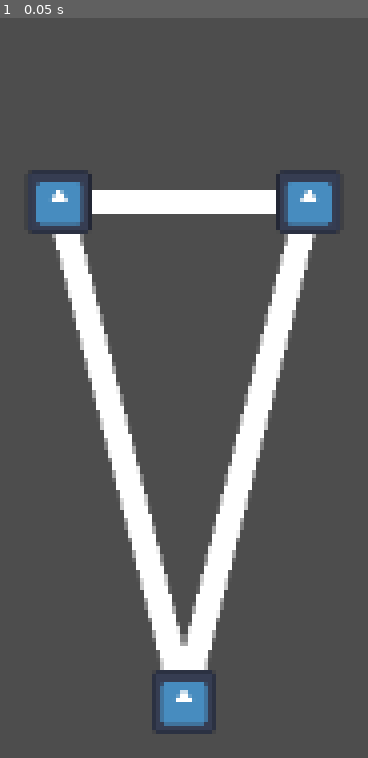
Above: before the commit, frame 1.
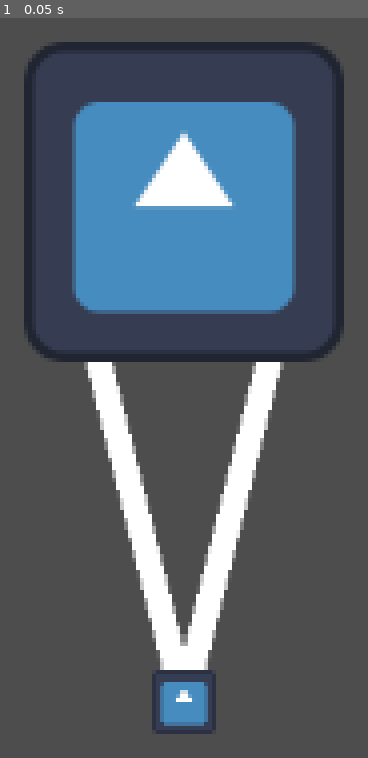
Above: after the commit, the same moment.

Repository: lxdua/EndingLine
Game: Godot game, scene res://Scene/RouteSelectionScene/route_selection_scene.tscn
Same seed, same stepped clock (60 frames per second), same inputs: the game is played once before the commit and once after it. This scene is started directly instead of the project's main scene. The engine's default icon, where the game draws it, is replaced by a stand-in: a white triangle on a blue panel in a dark square.
Inputs:
- Up to frame 1 (0.05 s): no input

The runs differ from the first frame. In frame 1, 24% of the frame differs, in the area x 6-94%, y 3-47%.

Commit message:
小改，睡觉

Diff:
--- /dev/null
+++ b/endinglinetry/Scene/RouteSelectionScene/TrainInMap/train_in_map.gd
@@ -0,0 +1 @@
+extends Node2D
--- /dev/null
+++ b/endinglinetry/Scene/RouteSelectionScene/TrainInMap/train_in_map.tscn
@@ -0,0 +1,17 @@
+[gd_scene load_steps=3 format=3 uid="uid://bjn0jxrrcrn7u"]
+
+[ext_resource type="Script" path="res://Scene/RouteSelectionScene/TrainInMap/train_in_map.gd" id="1_7geg7"]
+[ext_resource type="Texture2D" uid="uid://dgbe8puaplb6m" path="res://icon.svg" id="2_hcgb0"]
+
+[node name="TrainInMap" type="Node2D"]
+script = ExtResource("1_7geg7")
+
+[node name="TrainInMapSprite" type="Sprite2D" parent="."]
+texture = ExtResource("2_hcgb0")
+
+[node name="Camera" type="Camera2D" parent="."]
+position_smoothing_enabled = true
+drag_horizontal_enabled = true
+drag_vertical_enabled = true
+editor_draw_limits = true
+editor_draw_drag_margin = true
--- a/endinglinetry/Scene/RouteSelectionScene/route_selection_scene.tscn
+++ b/endinglinetry/Scene/RouteSelectionScene/route_selection_scene.tscn
@@ -1,8 +1,8 @@
 [gd_scene load_steps=4 format=3 uid="uid://c5vtntw4vu6n"]
 
 [ext_resource type="Script" path="res://Scene/RouteSelectionScene/route_selection_scene.gd" id="1_uwgh6"]
-[ext_resource type="Texture2D" uid="uid://dgbe8puaplb6m" path="res://icon.svg" id="1_wsivo"]
 [ext_resource type="Resource" uid="uid://r7jiclu5duer" path="res://Resource/Map/MapRes/map1.tres" id="2_obe6l"]
+[ext_resource type="PackedScene" uid="uid://bjn0jxrrcrn7u" path="res://Scene/RouteSelectionScene/TrainInMap/train_in_map.tscn" id="3_d0dn0"]
 
 [node name="RouteSelectionScene" type="Node2D"]
 script = ExtResource("1_uwgh6")
@@ -12,15 +12,4 @@
 
 [node name="StationRoot" type="Node2D" parent="."]
 
-[node name="Train" type="Node2D" parent="."]
-
-[node name="Camera" type="Camera2D" parent="Train"]
-position_smoothing_enabled = true
-drag_horizontal_enabled = true
-drag_vertical_enabled = true
-editor_draw_limits = true
-editor_draw_drag_margin = true
-
-[node name="TrainSprite" type="Sprite2D" parent="Train"]
-visible = false
-texture = ExtResource("1_wsivo")
+[node name="TrainInMap" parent="." instance=ExtResource("3_d0dn0")]
